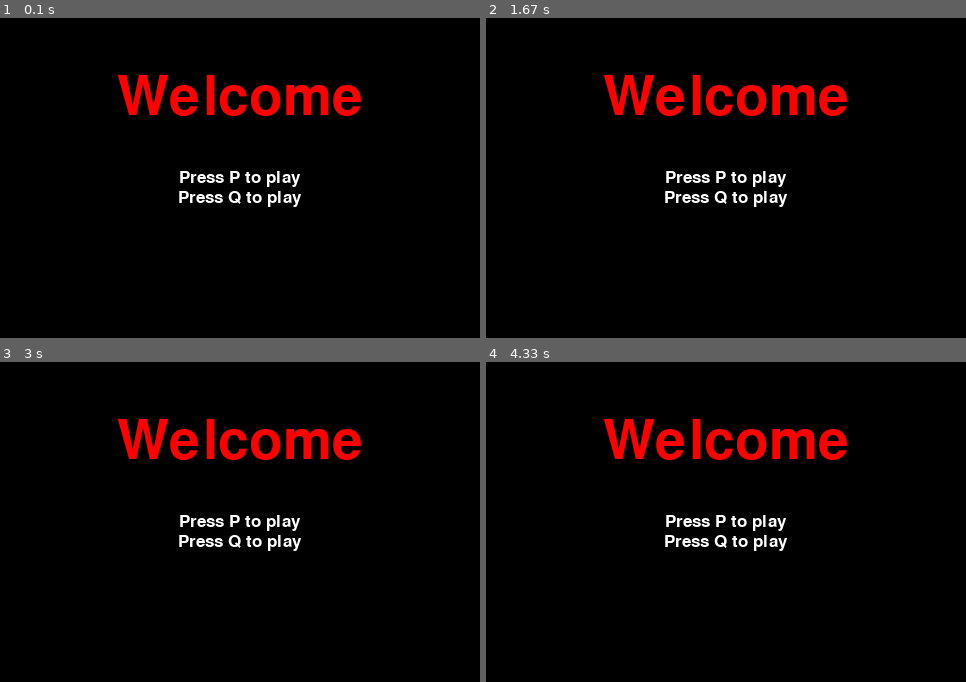
Above: before the commit, frames 1-4 (two rows, left to right).
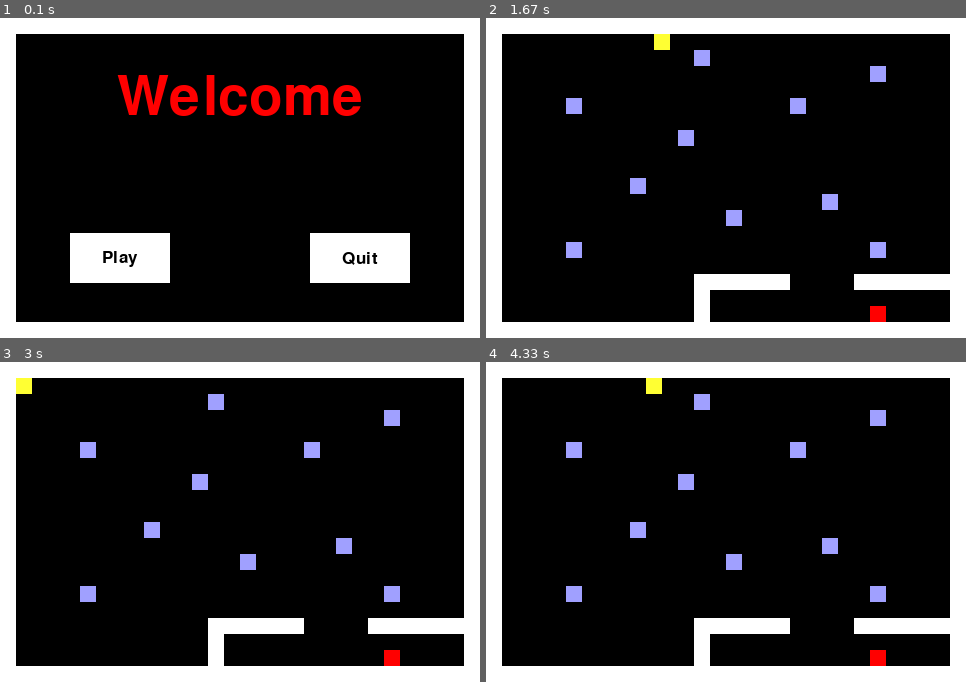
Above: after the commit, the same moments.

Repository: GwynWilson/Pygame-Collision
Game: pygame game, started from OOP Test/game.py
Same seed, same stepped clock (60 frames per second), same inputs: the game is played once before the commit and once after it. The source is Python 2; it was converted automatically to run under Python 3.
Inputs (mouse positions are in pixels of both pictures, inside the frame that each line leads up to):
- Up to frame 1 (0.1 s): no input
- Up to frame 2 (1.67 s): press the mouse at (606, 258) at 0.37 s; move the mouse to (687, 251) at 0.47 s; release the mouse at (774, 248) at 0.6 s; hold Right 0.67-1.13 s; move the mouse to (577, 130) at 0.7 s; hold Up 1.17-1.47 s; hold Right from 1.5 s (still down)
- Up to frame 3 (3 s): release Right at 1.97 s; hold Left 2-2.53 s; hold Down 2.57-2.87 s; hold Left from 2.9 s (still down)
- Up to frame 4 (4.33 s): release Left at 3.3 s; hold Right from 3.73 s (still down)

The runs differ from the first frame. In frame 1, 23% of the frame differs, in the area x 0-100%, y 0-100%; in frame 2, 24%; in frame 3, 24%; in frame 4, 24%.

Commit message:
Added intro and outro

Diff:
--- a/OOP Test/constants.py
+++ b/OOP Test/constants.py
@@ -24,6 +24,27 @@
 med_font = pygame.font.SysFont(None,50)
 large_font = pygame.font.SysFont(None,80)
 
+level_0 = ['wwwwwwwwwwwwwwwwwwwwwwwwwwwwww',
+           'w                            w',
+           'w                            w',
+           'w                            w',
+           'w                            w',
+           'w                            w',
+           'w                            w',
+           'w                            w',
+           'w                            w',
+           'w                            w',
+           'w                            w',
+           'w                            w',
+           'w                            w',
+           'w                            w',
+           'w                            w',
+           'w                            w',
+           'w                            w',
+           'w                            w',
+           'w                            w',
+           'wwwwwwwwwwwwwwwwwwwwwwwwwwwwww',]
+
 level_1 = ['wwwwwwwwwwwwwwwwwwwwwwwwwwwwww',
            'wo                           w',
            'w            s               w',
@@ -40,9 +61,9 @@
            'w                            w',
            'w    s                  s    w',
            'w                            w',
-           'w            ssssss    ssssssw',
-           'w            s               w',
-           'w            s          E    w',
+           'w            wwwwww    wwwwwww',
+           'w            w               w',
+           'w            w          E    w',
            'wwwwwwwwwwwwwwwwwwwwwwwwwwwwww',]
 
 level_2 = ['wwwwwwwwwwwwwwwwwwwwwwwwwwwwww',
--- a/OOP Test/game.py
+++ b/OOP Test/game.py
@@ -25,8 +25,9 @@
         self.level = None
 
         self.text_list = []
+        self.button_list = []
 
-        self.player = Player((b_size,b_size))
+        self.player = None
 
         self.press_right = False
         self.press_left = False
@@ -34,6 +35,23 @@
         self.press_down = False
 
         self.clock = pygame.time.Clock()
+
+    def button_events(self):
+        cursor = pygame.mouse.get_pos()
+        click = pygame.mouse.get_pressed()
+        for button in self.button_list:
+            action = button.events(cursor,click)
+            if action == 'play':
+                self.text_list = []
+                self.button_list = []
+                self.level = None
+                self.player = Player((b_size,b_size))
+                self.main_loop()
+                title = False
+            elif action == 'quit':
+                pygame.quit()
+                quit()
+
 
     def events(self):
         for e in pygame.event.get():
@@ -61,18 +79,24 @@
                     self.press_up = False
                 elif e.key == pygame.K_DOWN:
                     self.press_down = False
+        self.button_events()
 
     def render(self):
         self.screen.fill(black)
-        self.level.render(screen)
-        self.player.render(screen,yellow)
-        for text in self.text_list:
-            text.render(self.screen,red)
+        if self.level != None:
+            self.level.render(screen)
+        if self.player != None:
+            self.player.render(screen,yellow)
+        if len(self.text_list)>0:
+            for text in self.text_list:
+                text.render(self.screen)
+        if len(self.button_list)>0:
+            for button in self.button_list:
+                button.render(screen)
         pygame.display.flip()
         self.clock.tick(self.fps)
 
     def move_player(self, blocklist):
-
         if self.press_left == self.press_right:
             end = self.player.move(0,0, blocklist)
         elif self.press_left == True:
@@ -103,34 +127,40 @@
             self.player.origin = self.level.origin
             self.level_loop()
             self.running = True
+        self.end_loop()
 
     def title_loop(self):
         title = True
+        self.level = Level(level_0)
+        self.level.gen_level(b_size)
         self.text_list.append(Text('Welcome',colour=red,pos=(s_width/2,s_height/4),size='large'))
-        self.text_list.append(Text('Press P to play',colour=white,pos=(s_width/2,s_height/2)))
-        self.text_list.append(Text('Press Q to play',colour=white,pos=(s_width/2,s_height/2 +20)))
+
+        play_button = Button(grey,white,((1/4.)*s_width,(3/4.)*s_height,100,50),action='play')
+        play_button.give_text('Play','small',black)
+        self.button_list.append(play_button)
+
+        quit_button = Button(grey,white,((3/4.)*s_width,(3/4.)*s_height,100,50),action='quit')
+        quit_button.give_text('Quit','small',black)
+        self.button_list.append(quit_button)
+
         while title:
-            for e in pygame.event.get():
-                if e.type == pygame.QUIT:
-                    pygame.quit()
-                    quit()
-                    self.running = False
-                elif e.type == pygame.KEYDOWN:
-                    if e.key == pygame.K_p:
-                        self.text_list = []
-                        self.main_loop()
-                        title = False
-                    elif e.key == pygame.K_q:
-                        pygame.quit()
-                        quit()
+            self.events()
+            self.render()
 
-            self.screen.fill(black)
-            for text in self.text_list:
-                text.render(self.screen)
-            pygame.display.flip()
-            self.clock.tick(5)
+    def end_loop(self):
+        end = True
+        self.player = None
+        self.level = Level(level_0)
+        self.level.gen_level(b_size)
+        self.text_list.append(Text('Thanks For Playing',colour=red,pos=(s_width/2,s_height/4),size='med'))
 
-        print 'Thanks For Playing'
+        quit_button = Button(grey,white,(s_width/2,s_height/2,100,50),action='quit')
+        quit_button.give_text('Quit','small',black)
+        self.button_list.append(quit_button)
+
+        while end:
+            self.events()
+            self.render()
 
 
 g = Game(screen,clock)
--- a/OOP Test/level.py
+++ b/OOP Test/level.py
@@ -9,7 +9,6 @@
 from constants import *
 
 class Level():
-
     def __init__(self,string):
         self.level = string
         self.blocklist  = []
--- a/OOP Test/objects.py
+++ b/OOP Test/objects.py
@@ -43,3 +43,34 @@
         else:
             text_rect.center = s_width/2 , s_height/2
         screen.blit(text_surface,text_rect)
+
+class Button():
+    def __init__(self,a_colour,i_colour,rect,action=None):
+        self.active_colour = a_colour
+        self.inactive_colour = i_colour
+        self.rect = pygame.Rect(rect)
+        self.rect.center = rect[0],rect[1]
+        self.active = False
+        self.action = action
+        self.text = None
+
+    def give_text(self,msg,size='small',colour=white):
+        centre = self.rect.center
+        self.text = Text(msg,size=size,pos=centre,colour=colour)
+
+    def events(self,cursor,click):
+        if self.rect.collidepoint(cursor):
+            self.active = True
+            if click[0] == 1 and self.action != None:
+                return self.action
+        else:
+            self.active = False
+
+
+    def render(self,screen):
+        if self.active == True:
+            pygame.draw.rect(screen,self.active_colour,self.rect)
+        else:
+            pygame.draw.rect(screen,self.inactive_colour,self.rect)
+        if self.text != None:
+            self.text.render(screen)
Not shown, added: OOP Test/todo.txt
Not shown, changed: OOP Test/constants.pyc
Not shown, changed: OOP Test/level.pyc
Not shown, changed: OOP Test/objects.pyc
